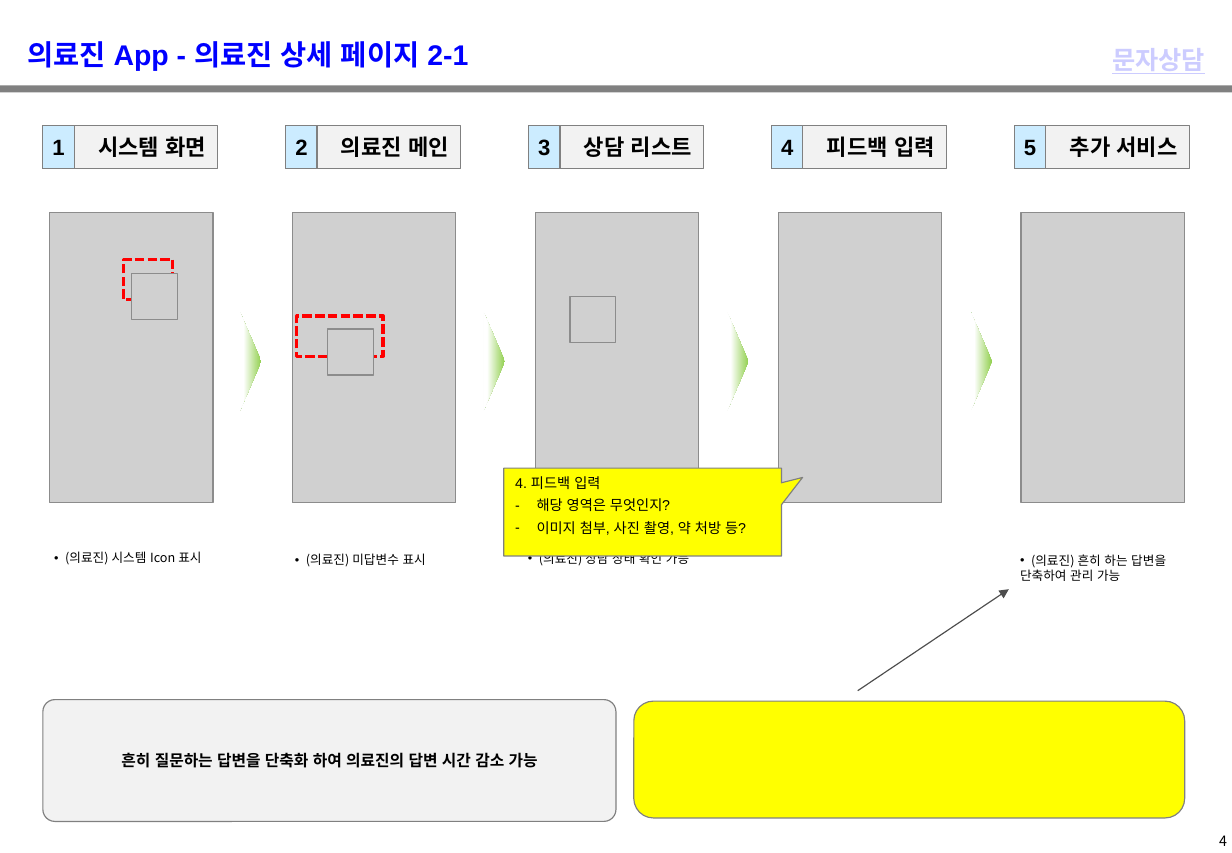
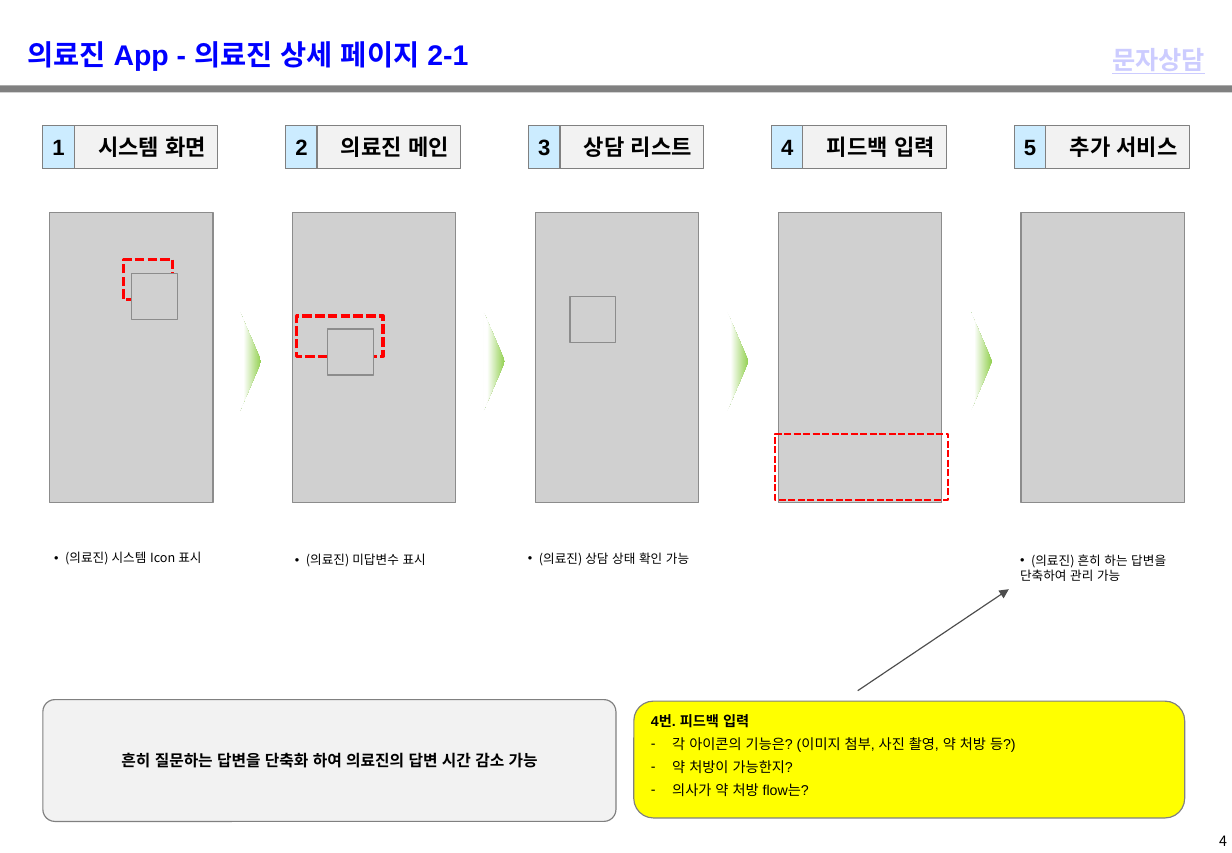
Before and after one commit to windsoccer/H160, a slide deck: slide 5 of 01 기획/03. 상담 서비스 Flow_健康160_상담 서비스 Flow_2019029.pptx. Drawn at 1232x853 pixels with LibreOffice and Linux fonts; fonts in the diff are those of the drawing; grey boxes stand for pictures; background and template pictures are left out. Boxes give left, top, right and bottom in pixels: in the first picture for what was removed or moved away, otherwise in the second. Text is boxed around its words. In the diff, an @@ line names an element or a change of style, - is before the commit and + after.

```diff
--- a/01 기획/03. 상담 서비스 Flow_健康160_상담 서비스 Flow_2019029.pptx
+++ b/01 기획/03. 상담 서비스 Flow_健康160_상담 서비스 Flow_2019029.pptx
@@ rectangle added at (776,433,949,499), outline #FF0000 1.5 pt dashed @@
@@ speech box removed at (504,469,782,556) @@
-4. 피드백 입력
-– 해당 영역은 무엇인지?
-– 이미지 첨부, 사진 촬영, 약 처방 등?
@@ text in rounded rectangle at (651,714,1016,796): text added @@
+4번. 피드백 입력
+– 각 아이콘의 기능은? (이미지 첨부, 사진 촬영, 약 처방 등?)
+– 약 처방이 가능한지?
+– 의사가 약 처방 flow는?
```
Also in this commit, not shown: 14 other slides changed, 1 slide removed.
